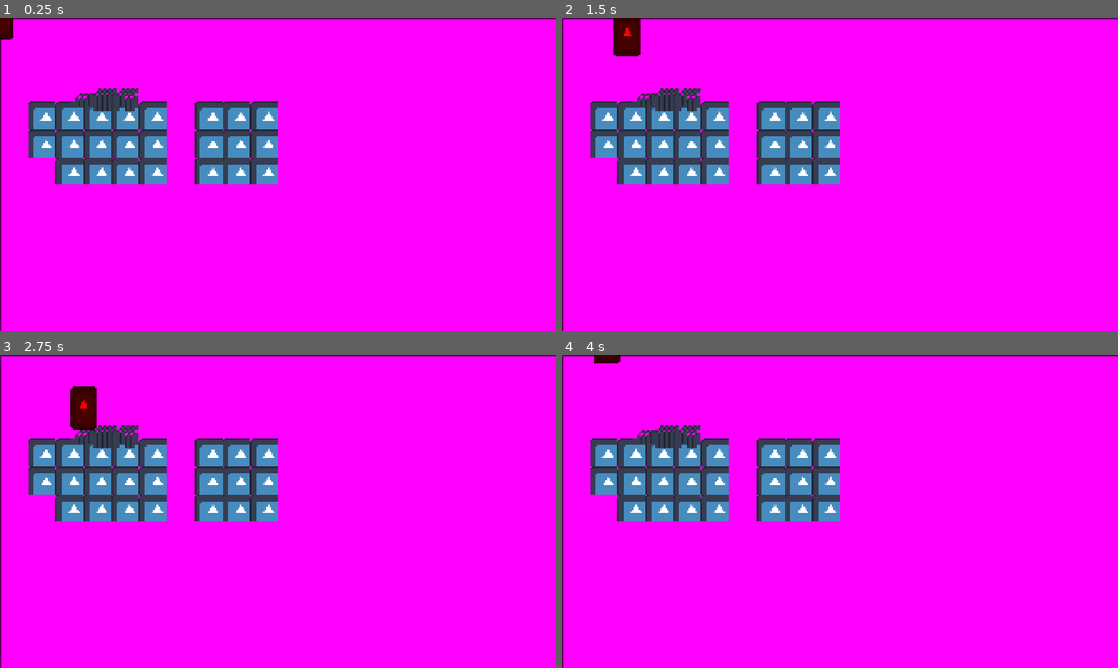
Above: before the commit, frames 1-4 (two rows, left to right).
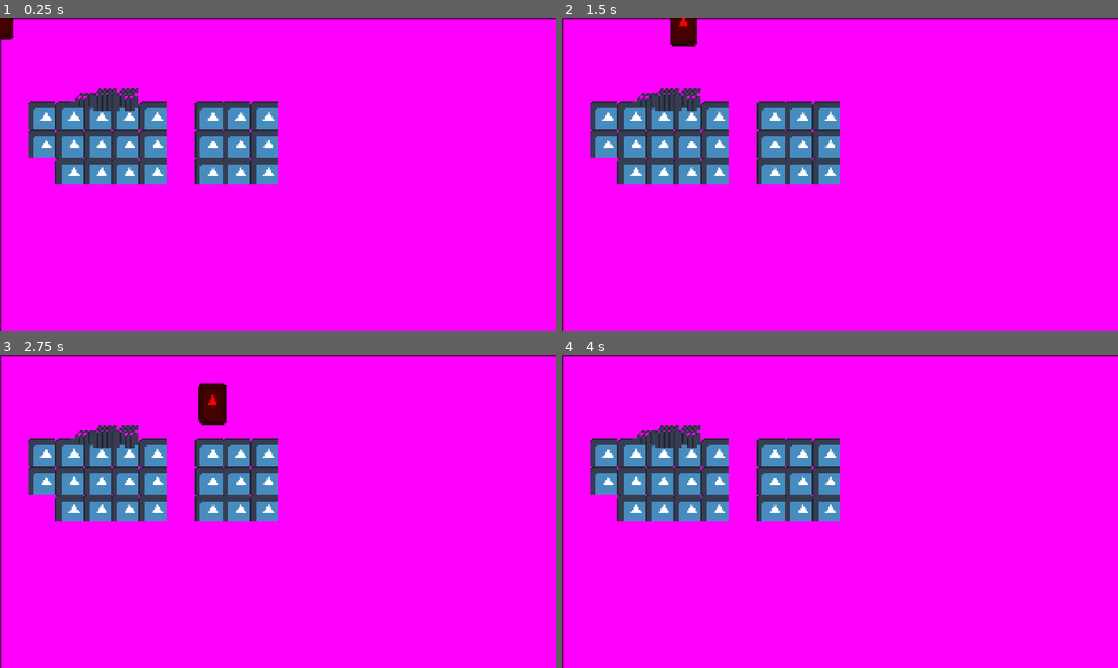
Above: after the commit, the same moments.

Repository: OrdoNine/strange-places
Game: Godot game, scene res://Scenes/Stages/main.tscn
Same seed, same stepped clock (60 frames per second), same inputs: the game is played once before the commit and once after it. The engine's default icon, where the game draws it, is replaced by a stand-in: a white triangle on a blue panel in a dark square.
Inputs:
- Up to frame 1 (0.25 s): no input
- Up to frame 2 (1.5 s): tap Enter at 0.5 s; hold Right (RIGHT) 0.53-1.28 s; hold Down (DOWN) from 1.28 s (still down)
- Up to frame 3 (2.75 s): release Down (DOWN) at 2.03 s; hold Right (RIGHT) from 2.03 s (still down)
- Up to frame 4 (4 s): release Right (RIGHT) at 2.78 s; hold Up (UP) 2.78-3.53 s; hold Left (LEFT) from 3.53 s (still down)

The runs differ from the first frame. In frame 2, 1.0% of the frame differs, in the area x 9-25%, y 0-13%; in frame 3, 1.3%, in the area x 12-41%, y 9-24%; in frame 4, 0.1%.

Commit message:
Added some snapping, updated movement

Diff:
--- a/Scenes/Objects/Booth.tscn
+++ b/Scenes/Objects/Booth.tscn
@@ -3,19 +3,18 @@
 [ext_resource type="Script" uid="uid://ba5m0eblo5tdi" path="res://Scripts/Player/PlayerController.gd" id="1_krg6j"]
 [ext_resource type="Texture2D" uid="uid://dedlig4vf6lrj" path="res://icon.svg" id="2_kjguj"]
 
-[sub_resource type="RectangleShape2D" id="RectangleShape2D_80yui"]
-size = Vector2(96, 144)
+[sub_resource type="RectangleShape2D" id="RectangleShape2D_8jbkp"]
 
 [node name="Booth" type="CharacterBody2D" unique_id=1732557351]
 motion_mode = 1
 script = ExtResource("1_krg6j")
-size = Vector2(94, 144)
+size = Vector2(95, 144)
 
 [node name="Sprite2D" type="Sprite2D" parent="." unique_id=802209350]
 scale = Vector2(0.75, 1)
 texture = ExtResource("2_kjguj")
 
 [node name="CollisionShape2D" type="CollisionShape2D" parent="." unique_id=2048407257]
-shape = SubResource("RectangleShape2D_80yui")
+shape = SubResource("RectangleShape2D_8jbkp")
 
 [node name="BalanceCasts" type="Node2D" parent="." unique_id=1296464656]
--- a/Scripts/Player/PlayerController.gd
+++ b/Scripts/Player/PlayerController.gd
@@ -1,13 +1,12 @@
 extends CharacterBody2D
 
-@export var size := Vector2(95,144)
+@export var size := Vector2(96,144)
 @export var balance_acc := 5 #how many casts to spawn to check for balance
 @export var balance_count := 3 #how many casts need to collide for this object to be balanced
 @export var balance_thres := 16.0 #sets the distance for the balance check, will snap below this.
 
-const SPEED := 300.0
-const JUMP_VELOCITY := -400.0
-
+const SPEED := 1200.0
+const DRAG := 1.2
 var balanced := false
 
 func _ready() -> void:
@@ -37,15 +36,25 @@
 		$BalanceCasts.add_child(cast)
 
 func _physics_process(delta: float) -> void:
-	# Get the input direction and handle the movement/deceleration.
-	# As good practice, you should replace UI actions with custom gameplay actions.
+
 	var direction := Vector2(Input.get_axis("LEFT", "RIGHT"), Input.get_axis("UP", "DOWN"))
-	if direction != Vector2.ZERO:
-		velocity.x = direction.x * SPEED
-		velocity.y = direction.y * SPEED
-	else:
-		velocity.x = move_toward(velocity.x, 0, SPEED)
-		velocity.y = move_toward(velocity.y, 0, SPEED)
+	if direction.x and abs(velocity.x) < SPEED:
+		velocity.x += direction.x * SPEED * delta
+
+	if not direction.x or sign(velocity.x) != direction.x:
+		#adds friction when stopped or changing direction
+		velocity.x /= DRAG
+		if abs(velocity.x) < SPEED/100:
+			velocity.x *= -1 * abs(direction.x) #negates or stops velocity based on control
+
+	if direction.y and abs(velocity.y) < SPEED:
+		velocity.y += direction.y * SPEED * delta
+
+	if not direction.y or sign(velocity.y) != direction.y:
+		#adds friction when stopped or changing direction
+		velocity.y /= DRAG
+		if abs(velocity.y) < SPEED/100:
+			velocity.y *= -1 * abs(direction.y)
 
 	balanced = false
 	if velocity.is_equal_approx(Vector2.ZERO):
@@ -54,14 +63,28 @@
 	if balanced:
 		$Sprite2D.self_modulate = Color(1, 1, 1, 1)
 	else:
-		print("yep")
 		$Sprite2D.self_modulate = Color(1, 0, 0, 1)
 	move_and_slide()
 
+	for i in get_slide_collision_count():
+		var colln = get_slide_collision(i).get_normal()
+
+		if colln.x:
+			velocity.x = colln.x
+		if colln.y:
+			velocity.y = colln.y
+
+	if abs(global_position.x - snappedf(global_position.x, 48.0)) <= max(abs(velocity.x)/100, 1):
+		global_position.x = snappedf(global_position.x, 48.0)
+		prints("snapped to ", global_position.x)
+	if abs(global_position.y - snappedf(global_position.y, 48.0)) <= max(abs(velocity.y)/100, 1):
+		global_position.y = snappedf(global_position.y, 48.0)
+
 
 func balance() -> bool:
+	#check whether is balance
 	var colls := 0
-	for i in range($BalanceCasts.get_child_count()):
+	for i in range(balance_acc):
 		var cast = $BalanceCasts.get_child(i)
 		if cast is RayCast2D and cast.is_colliding():
 			colls += 1
